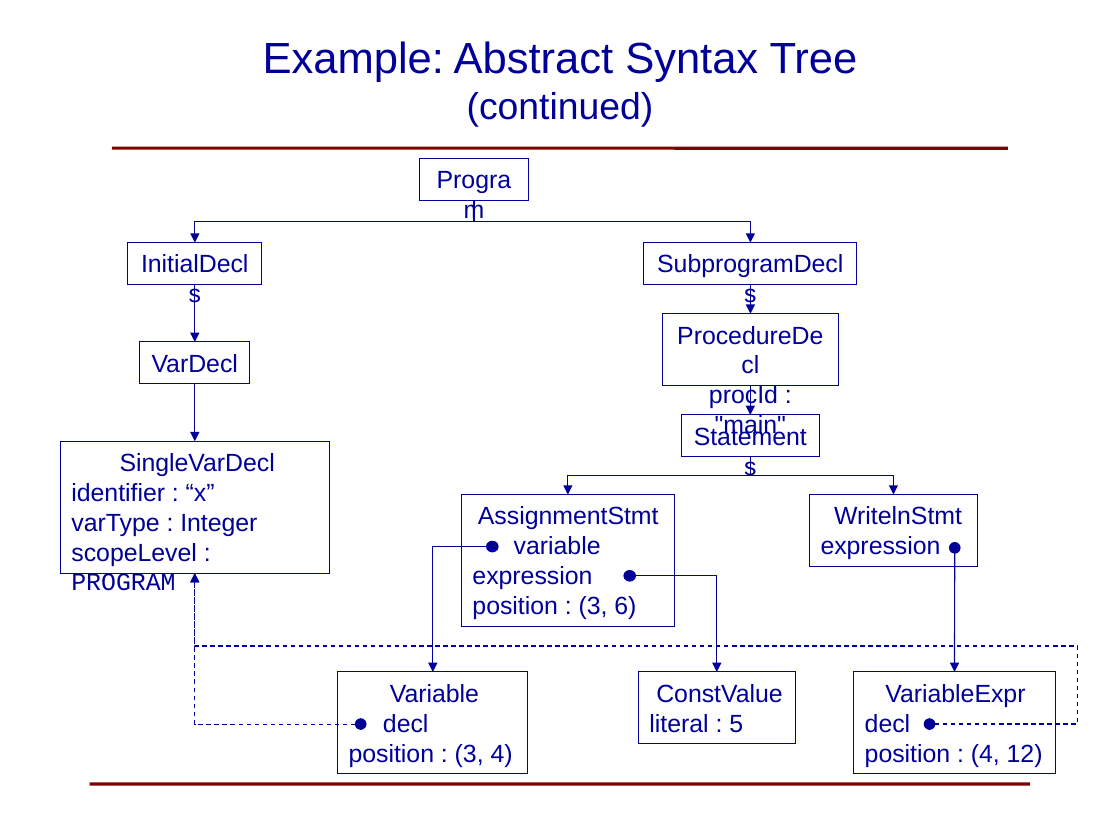
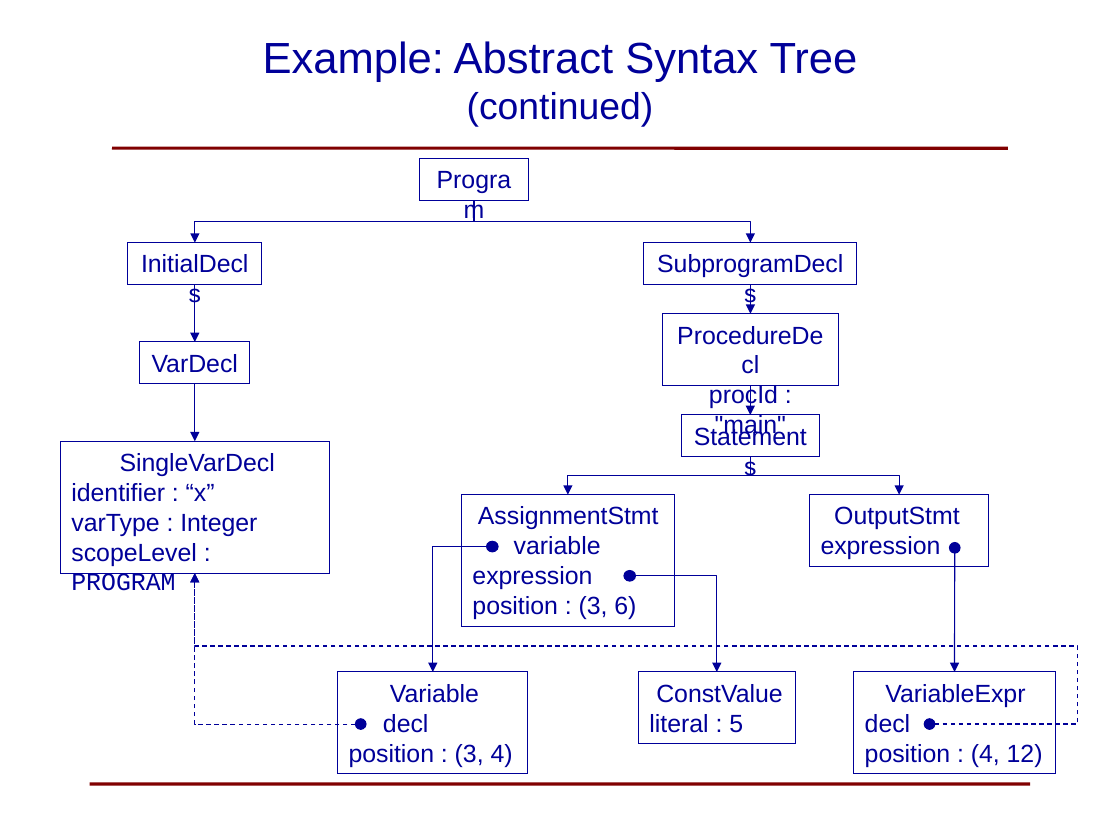
Before and after one commit to SoftMoore/CPRL-Java-3rd, a slide deck: slide 49 of PowerPoints/08 - Abstract Syntax Trees.pptx. Drawn at 1120x840 pixels with LibreOffice and Linux fonts; fonts in the diff are those of the drawing. Boxes give left, top, right and bottom in pixels: in the first picture for what was removed or moved away, otherwise in the second. Text is boxed around its words. In the diff, an @@ line names an element or a change of style, - is before the commit and + after.

```diff
--- a/PowerPoints/08 - Abstract Syntax Trees.pptx
+++ b/PowerPoints/08 - Abstract Syntax Trees.pptx
@@ elbow arrow moved from (750, 457) - (894, 495) to (750, 457) - (899, 495) @@
@@ rectangle "OutputStmt": place and size @@
-rectangle "OutputStmt" at bbox=[810, 495, 978, 567]
+rectangle "OutputStmt" at bbox=[810, 495, 989, 567]
@@ text in rectangle at bbox=[834, 506, 959, 529]: text changed @@
-WritelnStmt
+OutputStmt
```
Also in this commit, not shown: 1 other file.
